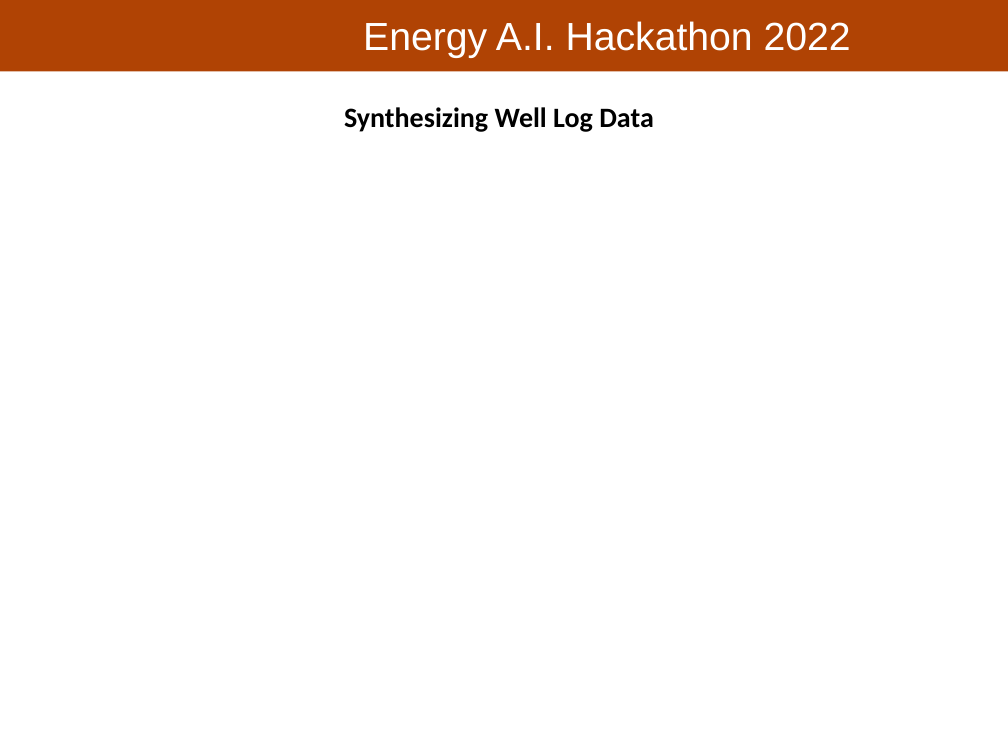
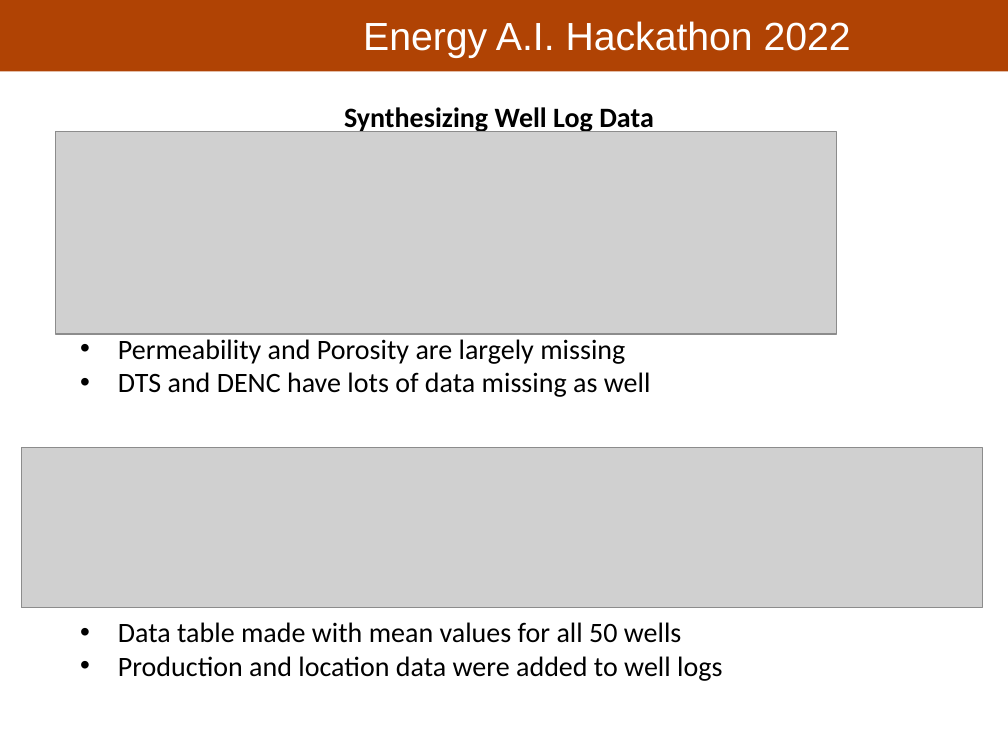
Before and after one commit to PGEHackathon/Longhorn_Energy_Club, a slide deck: slide 6 of Longhorn_Energy_Club_Presentation.pptx. Drawn at 1008x756 pixels with LibreOffice and Linux fonts; fonts in the diff are those of the drawing; grey boxes stand for pictures; background and template pictures are left out. Boxes give left, top, right and bottom in pixels: in the first picture for what was removed or moved away, otherwise in the second. Text is boxed around its words. In the diff, an @@ line names an element or a change of style, - is before the commit and + after.

```diff
--- a/Longhorn_Energy_Club_Presentation.pptx
+++ b/Longhorn_Energy_Club_Presentation.pptx
@@ picture added at (55,132,837,335) @@
@@ text added at (118,339,651,397), 20 pt, text #000000 @@
+• Permeability and Porosity are largely missing
+• DTS and DENC have lots of data missing as well
@@ picture added at (21,448,982,608) @@
@@ text added at (118,622,722,681), 20 pt, text #000000 @@
+• Data table made with mean values for all 50 wells
+• Production and location data were added to well logs
```
Also in this commit, not shown: 1 other slide changed, 5 other files.
